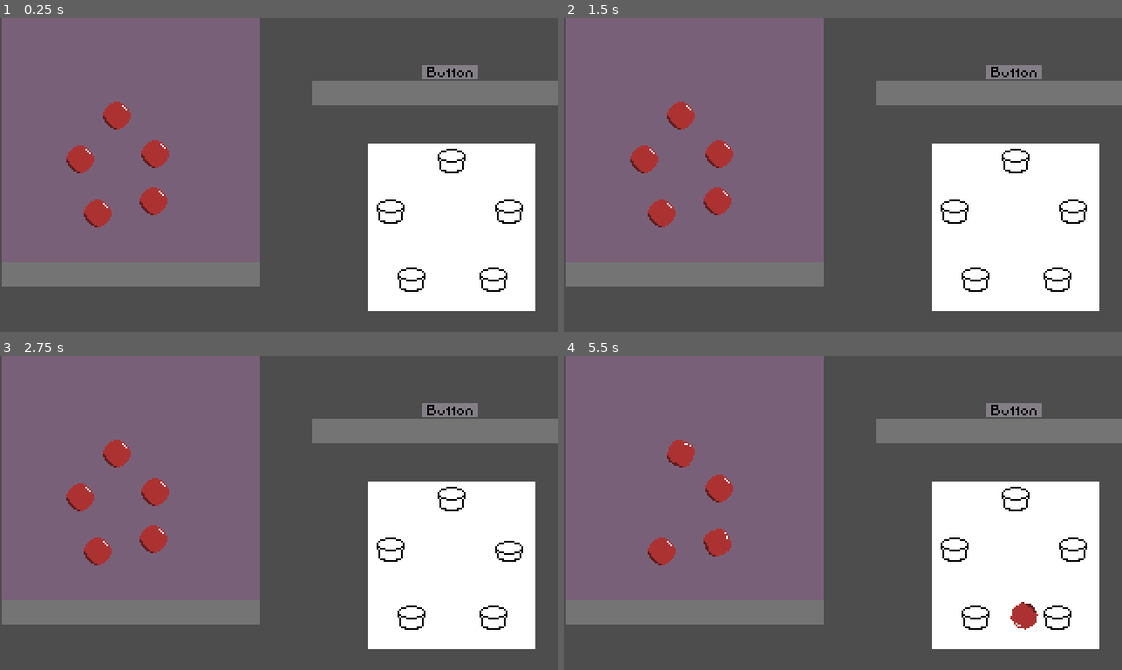
Above: before the commit, frames 1-4 (two rows, left to right).
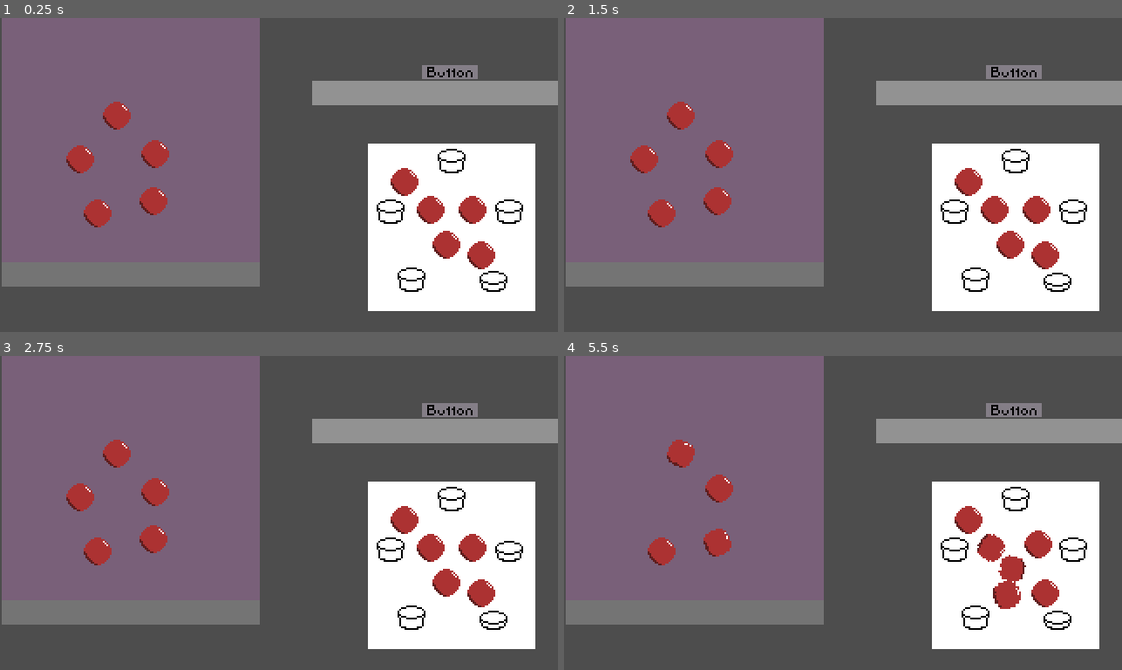
Above: after the commit, the same moments.

Repository: Team-Skeejy/ld55_summoning
Game: Godot game, scene res://scenes/ui_entities/test.tscn
Same seed, same stepped clock (60 frames per second), same inputs: the game is played once before the commit and once after it. This scene is started directly instead of the project's main scene.
Inputs (mouse positions are in pixels of both pictures, inside the frame that each line leads up to):
- Up to frame 1 (0.25 s): no input
- Up to frame 2 (1.5 s): tap Enter at 0.5 s; drag from (1015, 156) to (697, 275) at 0.52 s; tap Space at 1.25 s; drag from (954, 209) to (697, 275) at 1.27 s
- Up to frame 3 (2.75 s): tap Enter at 2 s; move the mouse to (507, 547) at 2.02 s; tap Tab (Tab) at 2.1 s; click (507, 547) at 2.17 s
- Up to frame 4 (5.5 s): tap Space at 2.75, 4.25 s; drag from (976, 613) to (697, 478) at 2.77 s; tap Enter at 3.5 s; drag from (1055, 613) to (1010, 431) at 3.52 s; drag from (642, 497) to (1015, 566) at 4.27 s; move the mouse to (681, 453) at 5.02 s; tap Tab (Tab) at 5.1 s; click (681, 453) at 5.17 s

The runs differ from the first frame. In frame 1, 5.1% of the frame differs, in the area x 55-100%, y 20-85%; in frame 2, 5.1%; in frame 3, 5.1%; in frame 4, 5.8%, in the area x 55-100%, y 20-88%.

Commit message:
added alter

Diff:
--- a/project.godot
+++ b/project.godot
@@ -48,7 +48,7 @@
 [physics]
 
 2d/run_on_separate_thread=true
-2d/default_linear_damp=25.0
+2d/default_linear_damp=10.0
 
 [rendering]
 
--- a/scenes/ui_entities/alter/alter.gd
+++ b/scenes/ui_entities/alter/alter.gd
@@ -15,16 +15,25 @@
 func _ready() -> void:
 	for button: UIButton in alter_buttons:
 		button.button_down.connect(check_buttons)
+		button.button_up.connect(check_buttons)
 
 
 # Called every frame. 'delta' is the elapsed time since the previous frame.
 func _process(delta: float) -> void:
 	if _can_summon:
 		countdown -= delta
-		summoning.emit(countdown)
-		if countdown <= 0:
-			countdown = summon_time
+		if countdown > 0:
+			summoning.emit(countdown)
+		else:
+			countdown = 0
 			summon.emit(summon_area.get_overlapping_bodies())
+			_can_summon = false
+			reset_buttons()
+
+func reset_buttons() -> void:
+	await get_tree().process_frame
+	for button: UIButton in alter_buttons:
+		button.reevaluate_collisions()
 
 func check_buttons() -> void:
 	var exited_early: bool = false
@@ -33,5 +42,6 @@
 			exited_early = true
 			break
 
-	if !exited_early:
-		_can_summon = true;
+	countdown = summon_time
+	_can_summon = !exited_early
+	print(_can_summon)
--- a/scenes/ui_entities/alter/alter.tscn
+++ b/scenes/ui_entities/alter/alter.tscn
@@ -15,6 +15,8 @@
 
 [node name="SummonArea2D" type="Area2D" parent="."]
 input_pickable = false
+gravity_space_override = 3
+gravity = 0.0
 
 [node name="ColorRect" type="ColorRect" parent="SummonArea2D"]
 anchors_preset = 8
--- a/scenes/ui_entities/button/button.gd
+++ b/scenes/ui_entities/button/button.gd
@@ -35,8 +35,8 @@
 	_entity_pressed = false
 
 	if _absolute_down:
+		_absolute_down = false
 		button_up.emit()
-		_absolute_down = false
 
 	reevaluate_ui_state()
 
@@ -54,13 +54,13 @@
 		var ev: InputEventMouseButton = event as InputEventMouseButton
 		if ev.pressed && ev.button_index == 1:
 			if !_absolute_down:
+				_absolute_down = true
 				button_down.emit()
-				_absolute_down = true
 			_mouse_pressed = true
 		if !ev.pressed && ev.button_index == 1:
 			if _absolute_down && !area.has_overlapping_bodies():
+				_absolute_down = false
 				button_up.emit()
-				_absolute_down = false
 			_mouse_pressed = false
 		reevaluate_ui_state()
 
@@ -71,8 +71,8 @@
 		else:
 			if !_entity_pressed && !_mouse_pressed:
 				if !_absolute_down:
+					_absolute_down = true
 					button_down.emit()
-					_absolute_down = true
 			_entity_pressed = true
 			reevaluate_ui_state()
 	else:
@@ -98,6 +98,17 @@
 					_entity_on = true
 			reevaluate_ui_state()
 
+func reset() -> void:
+	_entity_over = false
+	_entity_on = false
+	_entity_pressed = false
+
+func reevaluate_collisions() -> void:
+	var colliding: bool = area.has_overlapping_bodies()
+	_entity_over = colliding
+	_entity_on = colliding
+	_entity_pressed = colliding
+
 func reevaluate_ui_state() -> void:
 	if _entity_pressed || _mouse_pressed:
 		frame = 2
--- a/scenes/ui_entities/test.gd
+++ b/scenes/ui_entities/test.gd
@@ -2,27 +2,35 @@
 
 
 # Called when the node enters the scene tree for the first time.
-func _ready():
+func _ready() -> void:
 	pass  # Replace with function body.
 
 
 # Called every frame. 'delta' is the elapsed time since the previous frame.
-func _process(delta):
+func _process(_delta: float) -> void:
 	pass
 
 
-func _on_ui_button_pressed():
+func _on_ui_button_pressed() -> void:
 	# print_debug("pressed")
 	pass
 
-func _on_ui_button_over():
+func _on_ui_button_over() -> void:
 	# print_debug("over")
 	pass
 
-func _on_ui_button_button_up():
+func _on_ui_button_button_up() -> void:
 	# print_debug("up")
 	pass
 
-func _on_ui_button_button_down():
+func _on_ui_button_button_down() -> void:
 	# print_debug("down")
 	pass
+
+
+func _on_alter_summon(entities: Array[Node2D]) -> void:
+	for entity: Node2D in entities:
+		entity.queue_free()
+
+func _on_alter_summoning(remaining: float) -> void:
+	print("summoning in " + str(remaining) + " seconds")
--- a/scenes/ui_entities/test.tscn
+++ b/scenes/ui_entities/test.tscn
@@ -109,6 +109,32 @@
 mouse_filter = 2
 color = Color(1, 1, 1, 0.219608)
 
+[node name="Border3" type="Area2D" parent="."]
+position = Vector2(190, 37)
+scale = Vector2(1, 0.1)
+input_pickable = false
+gravity_space_override = 3
+gravity_point_center = Vector2(0, -1)
+gravity_direction = Vector2(0, -1)
+gravity = 100.0
+linear_damp_space_override = 3
+linear_damp = 100.0
+angular_damp_space_override = 3
+angular_damp = 100.0
+
+[node name="CollisionShape2D" type="CollisionShape2D" parent="Border3"]
+position = Vector2(64.5, 60)
+shape = SubResource("RectangleShape2D_m3jcs")
+
+[node name="ColorRect" type="ColorRect" parent="Border3"]
+offset_left = -11.0
+offset_top = -10.0
+offset_right = 29.0
+offset_bottom = 30.0
+scale = Vector2(3.70926, 3.48786)
+mouse_filter = 2
+color = Color(1, 1, 1, 0.219608)
+
 [node name="Alter" parent="." instance=ExtResource("5_3dlbg")]
 position = Vector2(259, 120)
 
@@ -141,5 +167,38 @@
 
 [node name="DraggableNode" parent="Entity5" instance=ExtResource("2_5p8j2")]
 
+[node name="Entity6" parent="." node_paths=PackedStringArray("collider") instance=ExtResource("1_04yic")]
+position = Vector2(232, 92)
+collider = NodePath("../Entity/CollisionShape2D")
+
+[node name="DraggableNode" parent="Entity6" instance=ExtResource("2_5p8j2")]
+
+[node name="Entity7" parent="." node_paths=PackedStringArray("collider") instance=ExtResource("1_04yic")]
+position = Vector2(256, 128)
+collider = NodePath("../Entity/CollisionShape2D")
+
+[node name="DraggableNode" parent="Entity7" instance=ExtResource("2_5p8j2")]
+
+[node name="Entity8" parent="." node_paths=PackedStringArray("collider") instance=ExtResource("1_04yic")]
+position = Vector2(247, 108)
+collider = NodePath("../Entity/CollisionShape2D")
+
+[node name="DraggableNode" parent="Entity8" instance=ExtResource("2_5p8j2")]
+
+[node name="Entity9" parent="." node_paths=PackedStringArray("collider") instance=ExtResource("1_04yic")]
+position = Vector2(276, 134)
+collider = NodePath("../Entity/CollisionShape2D")
+
+[node name="DraggableNode" parent="Entity9" instance=ExtResource("2_5p8j2")]
+
+[node name="Entity10" parent="." node_paths=PackedStringArray("collider") instance=ExtResource("1_04yic")]
+position = Vector2(271, 108)
+collider = NodePath("../Entity/CollisionShape2D")
+
+[node name="DraggableNode" parent="Entity10" instance=ExtResource("2_5p8j2")]
+
 [node name="UIButton" parent="." instance=ExtResource("3_uylu7")]
 position = Vector2(258, 31)
+
+[connection signal="summon" from="Alter" to="." method="_on_alter_summon"]
+[connection signal="summoning" from="Alter" to="." method="_on_alter_summoning"]
